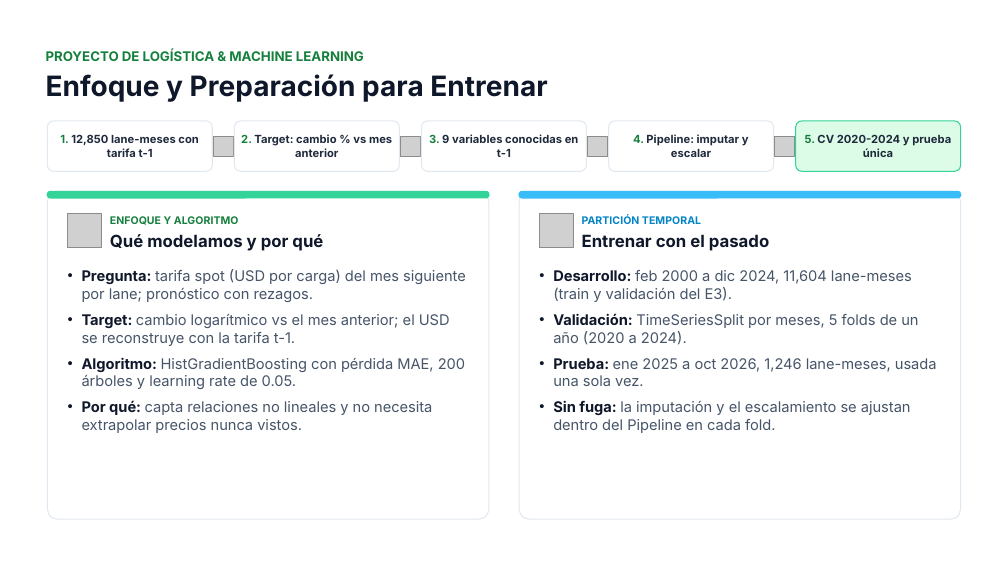
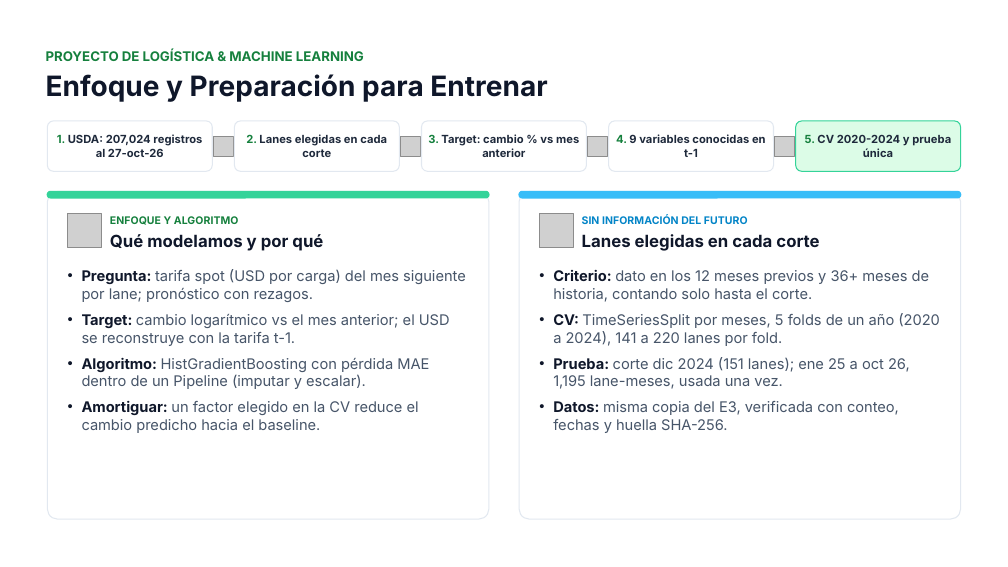
Before and after one commit to jmartinezvogel/reefer-spot-rate-forecasting, a slide deck: slide 2 of docs/ML_E4_Equipo1.pptx. Drawn at 1008x567 pixels with LibreOffice and Linux fonts; fonts in the diff are those of the drawing; grey boxes stand for pictures. Boxes give left, top, right and bottom in pixels: in the first picture for what was removed or moved away, otherwise in the second. Text is boxed around its words. In the diff, an @@ line names an element or a change of style, - is before the commit and + after.

Commit message:
E4: selección de lanes en cada corte y versión de datos verificada
Atiende la retroalimentación del E3:
- Las lanes se eligen en cada corte histórico usando solo los meses
  hasta ese corte (antes se usaban las 94 lanes elegidas con datos de 2026).
- El notebook verifica la copia de USDA (207,024 registros al 27-oct-2026,
  SHA-256) y documenta que la diferencia con el servidor son semanas posteriores.
- La CV elige también un factor de amortiguamiento del cambio predicho.

Prueba: MAE 295 vs 299 del baseline ingenuo (-1.5%), IC 95% 0.3% a 2.6%.

```diff
--- a/docs/ML_E4_Equipo1.pptx
+++ b/docs/ML_E4_Equipo1.pptx
@@ text at bbox=[57, 134, 202, 157]: text changed @@
-1. 12,850 lane-meses con tarifa t-1
+1. USDA: 207,024 registros al 27-oct-26
@@ text at bbox=[246, 134, 387, 157]: text changed @@
-2. Target: cambio % vs mes anterior
+2. Lanes elegidas en cada corte
@@ text at bbox=[428, 134, 579, 157]: text changed @@
-3. 9 variables conocidas en t-1
+3. Target: cambio % vs mes anterior
@@ text at bbox=[616, 134, 766, 157]: text changed @@
-4. Pipeline: imputar y escalar
+4. 9 variables conocidas en t-1
@@ text at bbox=[582, 215, 748, 224]: text changed @@
-PARTICIÓN TEMPORAL
+SIN INFORMACIÓN DEL FUTURO
@@ text at bbox=[582, 234, 819, 251]: text changed @@
-Entrenar con el pasado
+Lanes elegidas en cada corte
@@ text at bbox=[553, 270, 940, 433]: text changed @@
-• Desarrollo: feb 2000 a dic 2024, 11,604 lane-meses (train y validación del E3).
-• Validación: TimeSeriesSplit por meses, 5 folds de un año (2020 a 2024).
-• Prueba: ene 2025 a oct 2026, 1,246 lane-meses, usada una sola vez.
-• Sin fuga: la imputación y el escalamiento se ajustan dentro del Pipeline en cada fold.
+• Criterio: dato en los 12 meses previos y 36+ meses de historia, contando solo hasta el corte.
+• CV: TimeSeriesSplit por meses, 5 folds de un año (2020 a 2024), 141 a 220 lanes por fold.
+• Prueba: corte dic 2024 (151 lanes); ene 25 a oct 26, 1,195 lane-meses, usada una vez.
+• Datos: misma copia del E3, verificada con conteo, fechas y huella SHA-256.
@@ text at bbox=[82, 357, 429, 433]: text changed @@
-• Algoritmo: HistGradientBoosting con pérdida MAE, 200 árboles y learning rate de 0.05.
-• Por qué: capta relaciones no lineales y no necesita extrapolar precios nunca vistos.
+• Algoritmo: HistGradientBoosting con pérdida MAE dentro de un Pipeline (imputar y escalar).
+• Amortiguar: un factor elegido en la CV reduce el cambio predicho hacia el baseline.
```
Also in this commit, not shown: 5 other slides changed, 4 other files.
